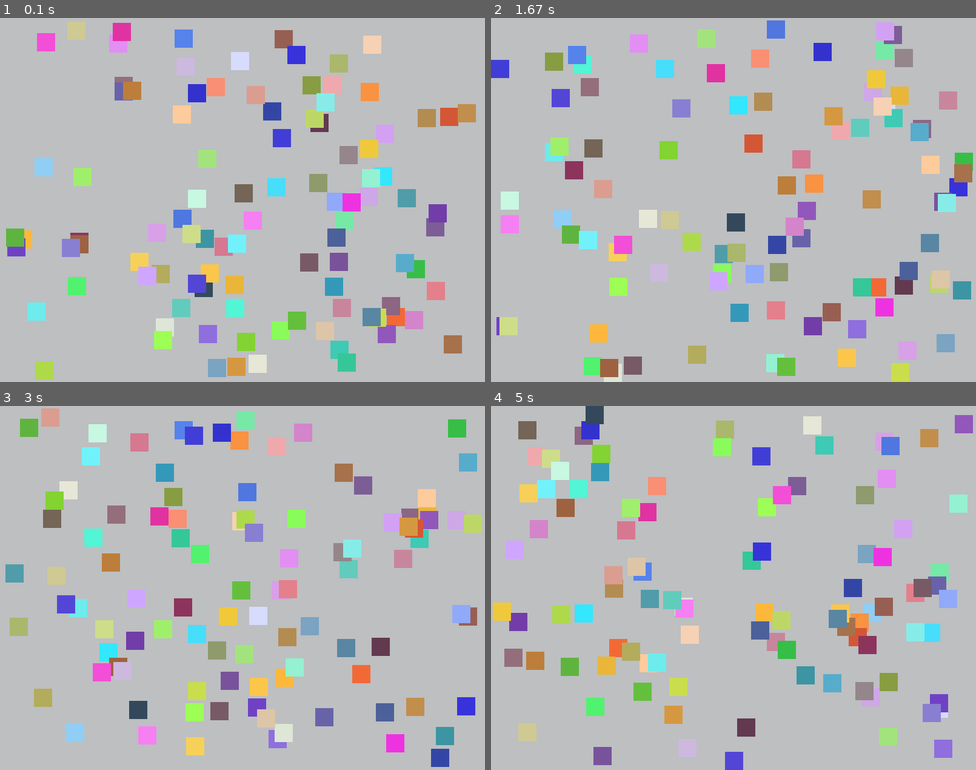
Above: before the commit, frames 1-4 (two rows, left to right).
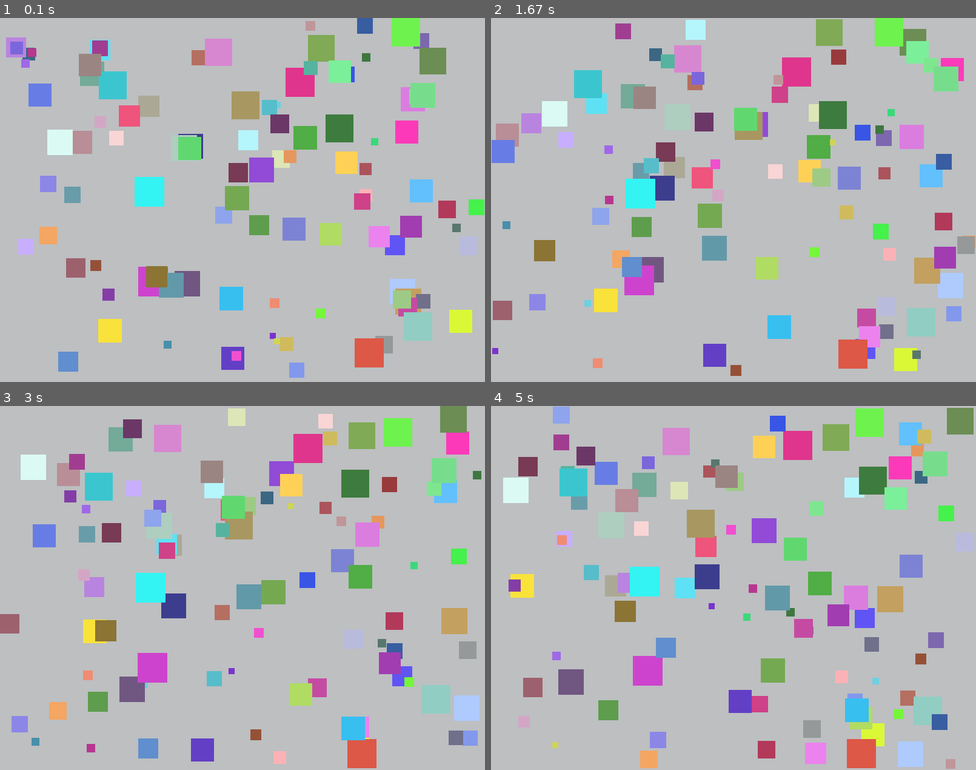
Above: after the commit, the same moments.

Repository: kevinotah/lab8-pygame
Game: pygame game, started from main.py
Same seed, same stepped clock (60 frames per second), same inputs: the game is played once before the commit and once after it.
Inputs:
- Up to frame 1 (0.1 s): no input
- Up to frame 2 (1.67 s): no input
- Up to frame 3 (3 s): no input
- Up to frame 4 (5 s): no input

The runs differ from the first frame. In frame 1, 33% of the frame differs, in the area x 1-100%, y 0-100%; in frame 2, 33%; in frame 3, 34%; in frame 4, 34%, in the area x 0-100%, y 0-100%.

Commit message:
feat: max speed as a function of size

Diff:
--- a/main.py
+++ b/main.py
@@ -10,8 +10,11 @@
 SCREEN_HEIGHT = 600
 FPS = 60
 NUM_SQUARES = 100
-SQUARE_SIZE = 30
 MAX_SPEED = 5
+
+# Size range (NEW)
+MIN_SIZE = 10
+MAX_SIZE = 50
 
 # Colors
 WHITE = (255, 255, 255)
@@ -23,50 +26,59 @@
     """Represents a moving square on the screen."""
 
     def __init__(self):
-        # Random starting position
-        self.x = random.randint(0, SCREEN_WIDTH - SQUARE_SIZE)
-        self.y = random.randint(0, SCREEN_HEIGHT - SQUARE_SIZE)
+        # Random size (NEW)
+        self.size = random.randint(MIN_SIZE, MAX_SIZE)
+
+        # Random starting position (UPDATED to use self.size)
+        self.x = random.randint(0, SCREEN_WIDTH - self.size)
+        self.y = random.randint(0, SCREEN_HEIGHT - self.size)
 
         # Random color
-        self.color = (random.randint(50, 255), random.randint(50, 255), random.randint(50, 255))
+        self.color = (
+            random.randint(50, 255),
+            random.randint(50, 255),
+            random.randint(50, 255)
+        )
 
-        # Random direction (angle in radians)
+        # Random direction
         self.angle = random.uniform(0, 2 * math.pi)
 
-        # Direction change timer: change direction every ~1 second (60 frames at 60 FPS)
+        # Direction change timer
         self.direction_timer = 0
         self.direction_change_interval = random.randint(30, 90)
 
+        size_ratio = (self.size - MIN_SIZE) / (MAX_SIZE - MIN_SIZE)
+
+        self.speed = MAX_SPEED * (1 - size_ratio)
+
     def update(self):
         """Update position and handle bouncing."""
-        # Update direction timer
+
+        # Direction change logic (UNCHANGED)
         self.direction_timer += 1
         if self.direction_timer >= self.direction_change_interval:
-            # Pick new random direction
             self.angle = random.uniform(0, 2 * math.pi)
             self.direction_timer = 0
             self.direction_change_interval = random.randint(30, 90)
 
-        # Calculate velocity from angle
-        vx = MAX_SPEED * math.cos(self.angle)
-        vy = MAX_SPEED * math.sin(self.angle)
+        vx = self.speed * math.cos(self.angle)
+        vy = self.speed * math.sin(self.angle)
 
         # Update position
         self.x += vx
         self.y += vy
 
-        # Bounce off edges
-        if self.x <= 0 or self.x >= SCREEN_WIDTH - SQUARE_SIZE:
-            self.angle = math.pi - self.angle  # Reflect horizontally
-            self.x = max(0, min(SCREEN_WIDTH - SQUARE_SIZE, self.x))
+        if self.x <= 0 or self.x >= SCREEN_WIDTH - self.size:
+            self.angle = math.pi - self.angle
+            self.x = max(0, min(SCREEN_WIDTH - self.size, self.x))
 
-        if self.y <= 0 or self.y >= SCREEN_HEIGHT - SQUARE_SIZE:
-            self.angle = -self.angle  # Reflect vertically
-            self.y = max(0, min(SCREEN_HEIGHT - SQUARE_SIZE, self.y))
+        if self.y <= 0 or self.y >= SCREEN_HEIGHT - self.size:
+            self.angle = -self.angle
+            self.y = max(0, min(SCREEN_HEIGHT - self.size, self.y))
 
     def draw(self, screen):
         """Draw the square on the screen."""
-        pygame.draw.rect(screen, self.color, (self.x, self.y, SQUARE_SIZE, SQUARE_SIZE))
+        pygame.draw.rect(screen, self.color, (self.x, self.y, self.size, self.size))
 
 
 def main():
@@ -75,17 +87,17 @@
     pygame.display.set_caption("Random Moving Squares")
     clock = pygame.time.Clock()
 
-    # Create 10 squares
+    # Create squares
     squares = [Square() for _ in range(NUM_SQUARES)]
 
     running = True
     while running:
-        # Handle events
+        # Events
         for event in pygame.event.get():
             if event.type == pygame.QUIT:
                 running = False
 
-        # Update squares
+        # Update
         for square in squares:
             square.update()
 
@@ -95,7 +107,6 @@
             square.draw(screen)
         pygame.display.flip()
 
-        # Frame rate
         clock.tick(FPS)
 
     pygame.quit()
